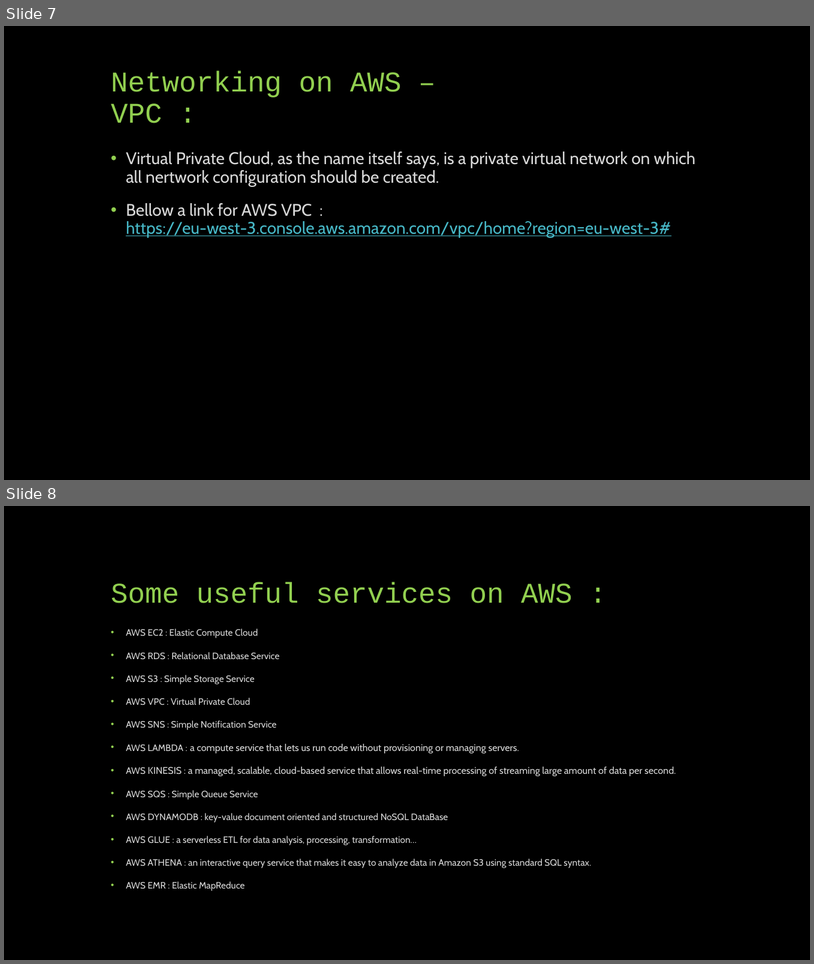
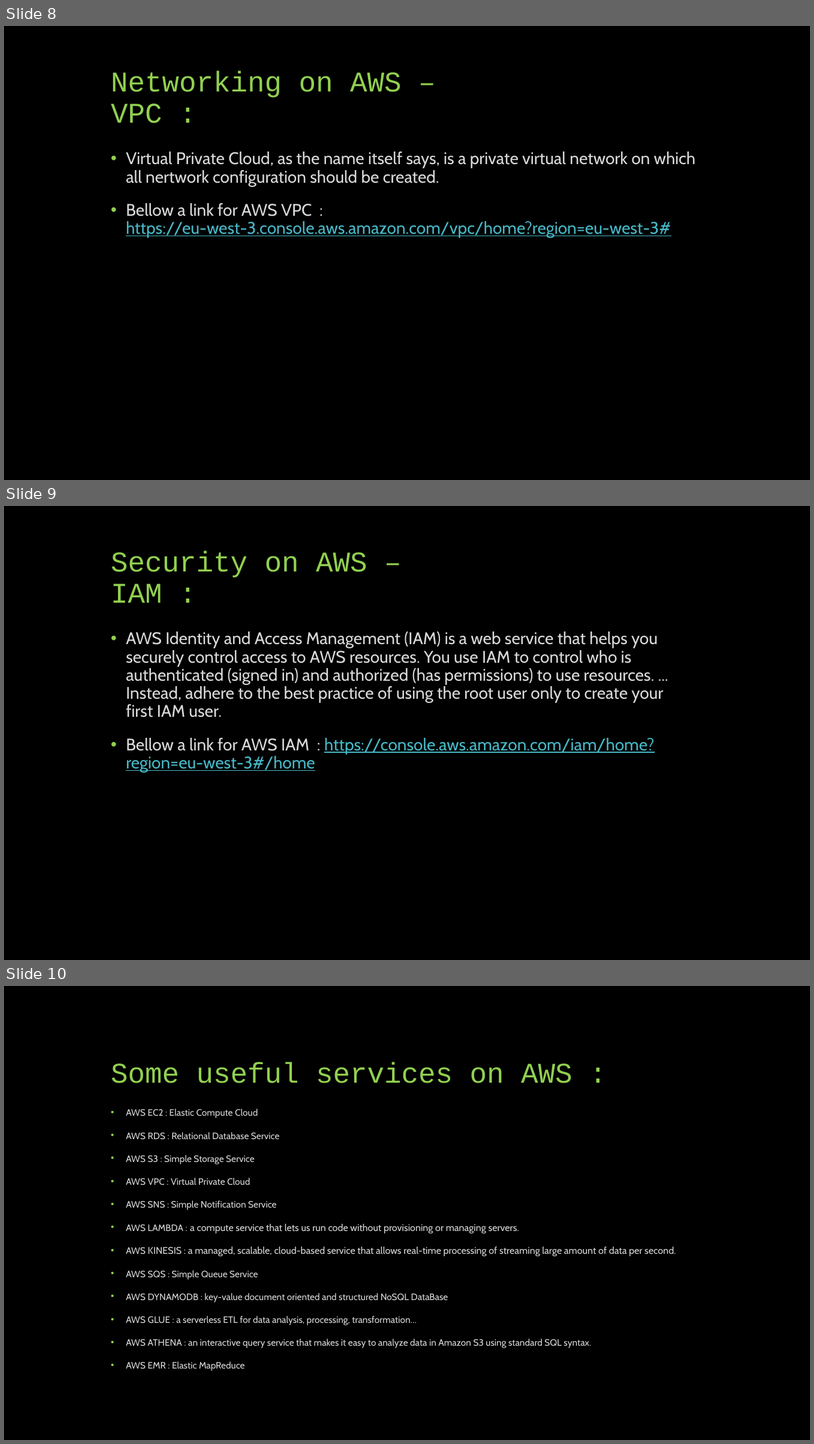
Before and after one commit to derrickrose/big-data-aws-demo, a slide deck: files/Big Data on AWS.pptx. Shown one above the other, each under a label of ours: slides 7 and 8 before the commit, slides 8, 9 and 10 after it. The pictures are 814x964 and 814x1444 pixels, drawn with LibreOffice and Linux fonts; fonts in the diff are those of the drawing. Boxes give left, top, right and bottom in pixels: in the first picture for what was removed or moved away, otherwise in the second. Text is boxed around its words. In the diff, an @@ line names an element or a change of style, - is before the commit and + after.

```diff
--- a/files/Big Data on AWS.pptx
+++ b/files/Big Data on AWS.pptx
@@ slide 9 added at (x1=4, y1=506, x2=810, y2=960), background #000000 @@
@@ title added at (x1=111, y1=551, x2=368, y2=603), 34 pt, text #92D050 @@
+Security on AWS –
+IAM :
@@ text added at (x1=126, y1=631, x2=663, y2=772), 20 pt, text #D9D9D9 @@
+• AWS Identity and Access Management (IAM) is a web service that helps you securely control access to AWS resources. You use IAM to control who is authenticated (signed in) and authorized (has permissions) to use resources. ... Instead, adhere to the best practice of using the root user only to create your first IAM user.
+• Bellow a link for AWS IAM : https://console.aws.amazon.com/iam/home?region=eu-west-3#/home
@@ what was slide 7 is now slide 8 @@
@@ what was slide 8 is now slide 10 @@
```
Also in this commit, not shown: 5 slides changed, 1 other slide added.
